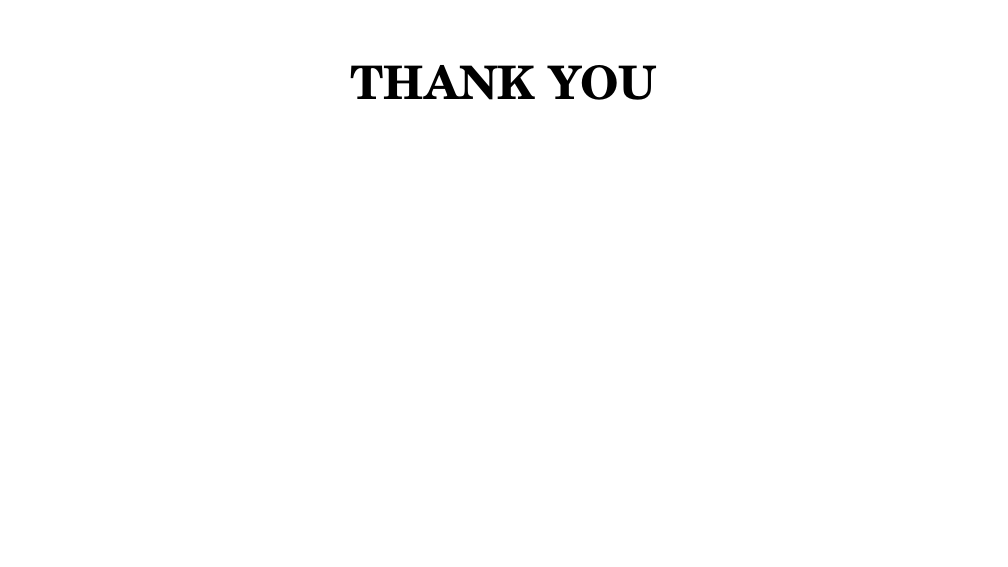
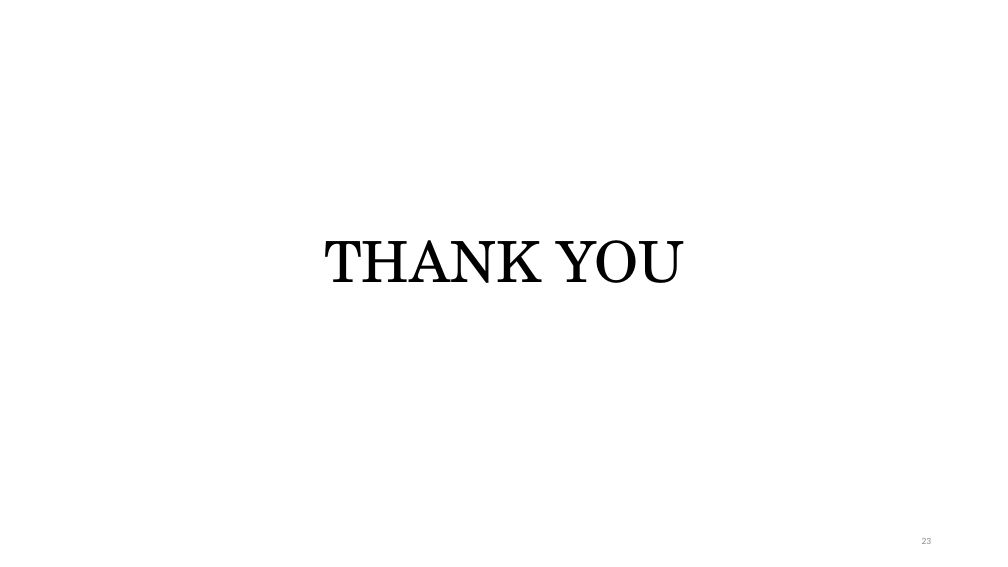
Before and after one commit to CognacStealer/BIgData, a slide deck: slide 23 of reports/MMDS_EndSem_Wikimedia_Bot_Detection.pptx. Drawn at 1008x567 pixels with LibreOffice and Linux fonts; fonts in the diff are those of the drawing. Boxes give left, top, right and bottom in pixels: in the first picture for what was removed or moved away, otherwise in the second. Text is boxed around its words. In the diff, an @@ line names an element or a change of style, - is before the commit and + after.

```diff
--- a/reports/MMDS_EndSem_Wikimedia_Bot_Detection.pptx
+++ b/reports/MMDS_EndSem_Wikimedia_Bot_Detection.pptx
@@ title "THANK YOU": place and size @@
-title "THANK YOU" at box(350, 65, 657, 100)
+title "THANK YOU" at box(324, 240, 685, 283)
@@ title "THANK YOU" at box(324, 240, 685, 283): size 44 to 54 pt, bold off @@
@@ page number added at box(922, 538, 932, 544), 9 pt, text #8C8C8C @@
+23
```
Also in this commit, not shown: 22 other slides changed, 2 other files.
